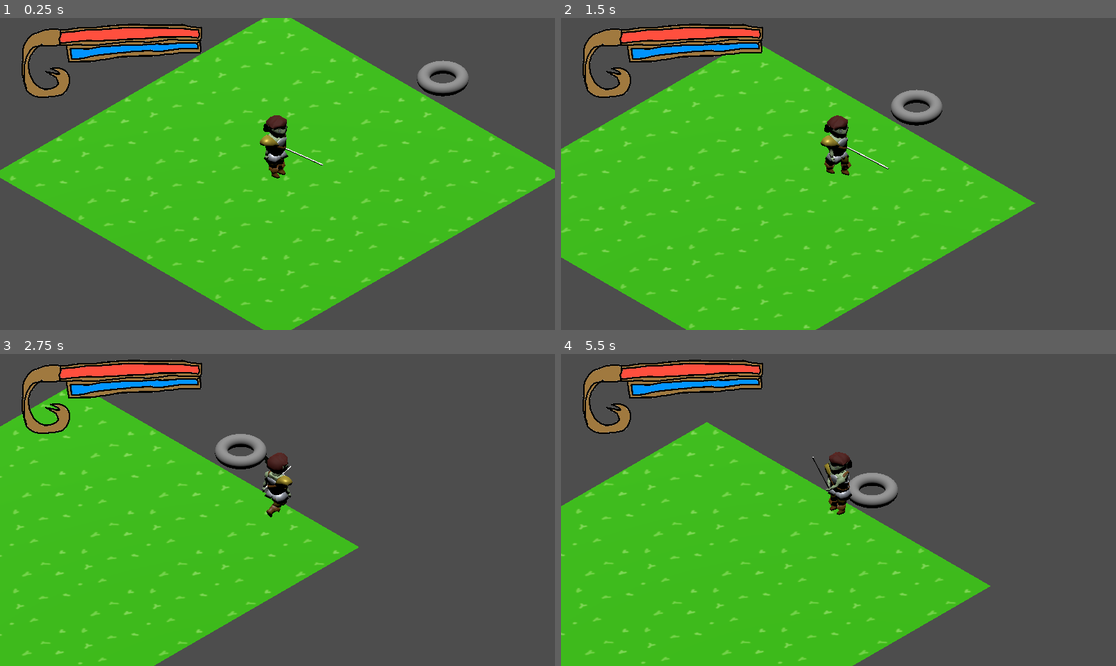
Above: before the commit, frames 1-4 (two rows, left to right).
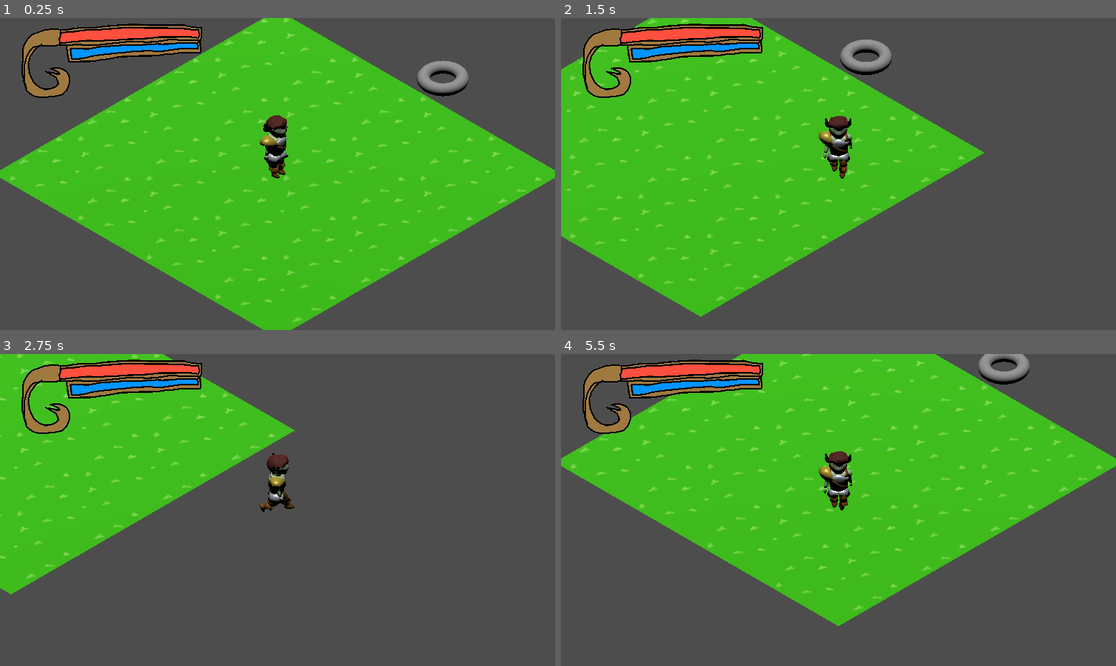
Above: after the commit, the same moments.

Repository: hcthoemmes/cathartic-casting-compulsion
Game: Godot game, scene res://Scenes/world_root.tscn
Same seed, same stepped clock (60 frames per second), same inputs: the game is played once before the commit and once after it. Sound files missing from this copy of the repository are replaced by a short silence.
Inputs:
- Up to frame 1 (0.25 s): no input
- Up to frame 2 (1.5 s): tap Enter at 0.5 s; hold D (east) 0.53-1.28 s; tap Z (use) at 0.6, 1.35 s; hold S (south) from 1.28 s (still down)
- Up to frame 3 (2.75 s): release S (south) at 2.03 s; hold D (east) from 2.03 s (still down); tap Z (use) at 2.1 s
- Up to frame 4 (5.5 s): release D (east) at 2.78 s; hold W (north) 2.78-3.53 s; tap Z (use) every 0.75 s from 2.85 to 5.1 s; hold A (west) 3.53-5.03 s; hold S (south) from 5.03 s (still down)

The runs differ from the first frame. In frame 1, less than 0.1% of the frame differs, in the area x 51-59%, y 41-48%; in frame 2, 24%; in frame 3, 30%; in frame 4, 55%, in the area x 0-100%, y 0-100%.

Commit message:
Fixed direction, hidden rod

Diff:
--- a/Scripts/herocontrol.gd
+++ b/Scripts/herocontrol.gd
@@ -4,11 +4,15 @@
 const JUMP_VELOCITY = 4.5
 
 @onready var animPlayer = $fighterhero_walk/AnimationPlayer
+@onready var rod		= $fighterhero_walk/rig/Skeleton3D/Rod
 
 # There's some stuff I added that could/should be handled in a singleton (fishing state, scene loading)
 # I'll fix it later ÷P
 var fishing_possible := false
 var is_fishing		 := false
+
+func _ready() -> void:
+	rod.hide()
 
 func _physics_process(delta: float) -> void:
 	# Add the gravity.
@@ -22,8 +26,13 @@
 				# Lerp to some Fishin Point? Later feature
 
 		var input_dir := Input.get_vector("west", "east", "north", "south")
-		var direction := (transform.basis * Vector3(input_dir.x, 0, input_dir.y)).normalized()
-		if direction:
+		var direction := Vector3(
+			input_dir.x - input_dir.y,
+			0,
+			input_dir.x + input_dir.y
+		)
+
+		if input_dir:
 			velocity.x = direction.x * SPEED
 			velocity.z = direction.z * SPEED
 			# Little hack, not actually what we wanna do cause it won't work for interaction and stuff but fine for a test :]
@@ -44,6 +53,7 @@
 	set_velocity(Vector3.ZERO)
 
 	is_fishing = true
+	rod.show()
 	animPlayer.play("CastRod")
 	await animPlayer.animation_finished
 	# We want them to hold their pose, but for now it's fine
--- a/Scripts/progress_bar.gd
+++ b/Scripts/progress_bar.gd
@@ -2,7 +2,7 @@
 
 @onready var progress_fish: Sprite2D = $ProgressFish
 @onready var fish: Sprite2D = $"../HookBox/Fish"
-@onready var fishing: Node2D = $".."
+@onready var fishing: Control = $".."
 
 var escape_y
 var start_y
